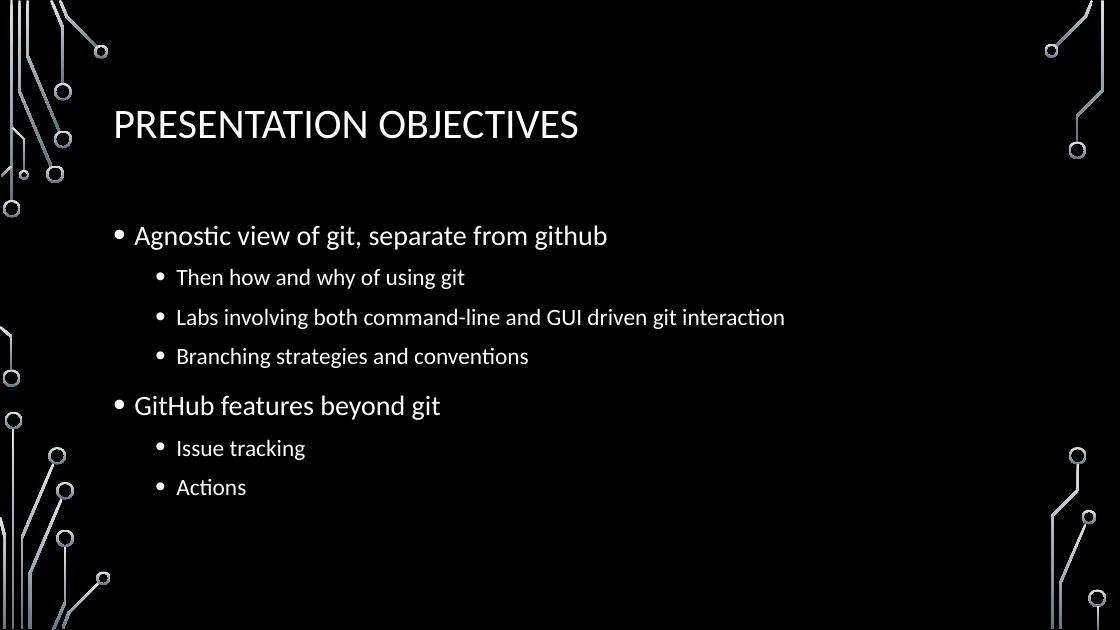
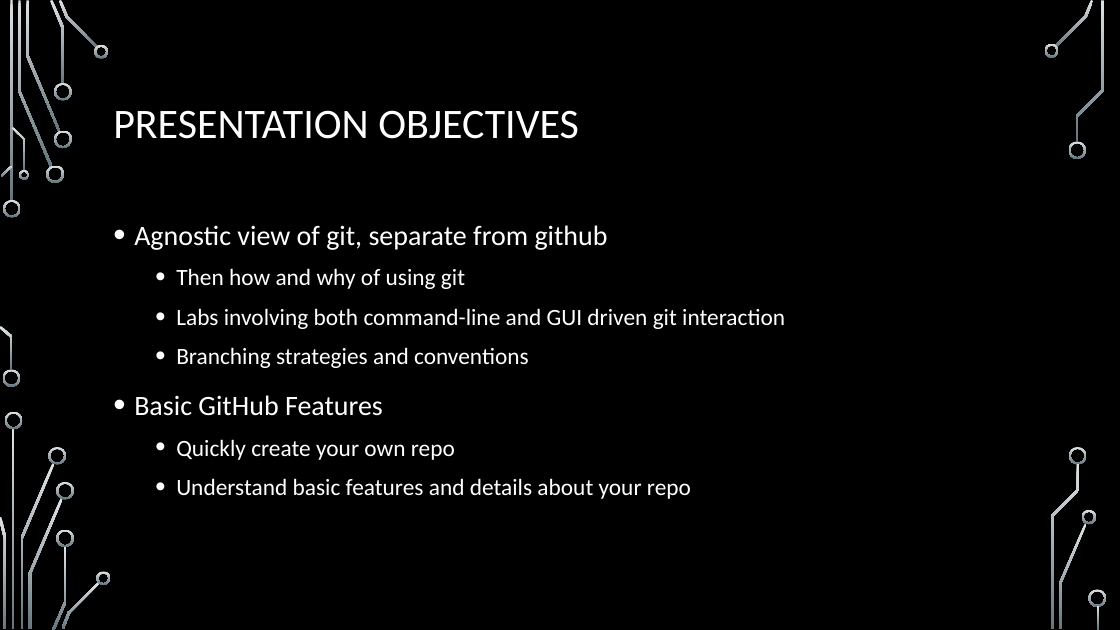
Before and after one commit to onideus/github-101-website, a slide deck: slide 3 of resources/Introduction to github.pptx. Drawn at 1120x630 pixels with LibreOffice and Linux fonts; fonts in the diff are those of the drawing; background and template pictures are left out. Boxes give left, top, right and bottom in pixels: in the first picture for what was removed or moved away, otherwise in the second. Text is boxed around its words. In the diff, an @@ line names an element or a change of style, - is before the commit and + after.

Commit message:
Adding advanced section to website, and incorporating actions and pipeline.

```diff
--- a/resources/Introduction to github.pptx
+++ b/resources/Introduction to github.pptx
@@ text at (134,395,691,499): text changed; size 24 to 20 pt @@
-• GitHub features beyond git
-  • Issue tracking
-  • Actions
+• Basic GitHub Features
+  • Quickly create your own repo
+  • Understand basic features and details about your repo
```
Also in this commit, not shown: 6 other slides changed, 5 other files.
